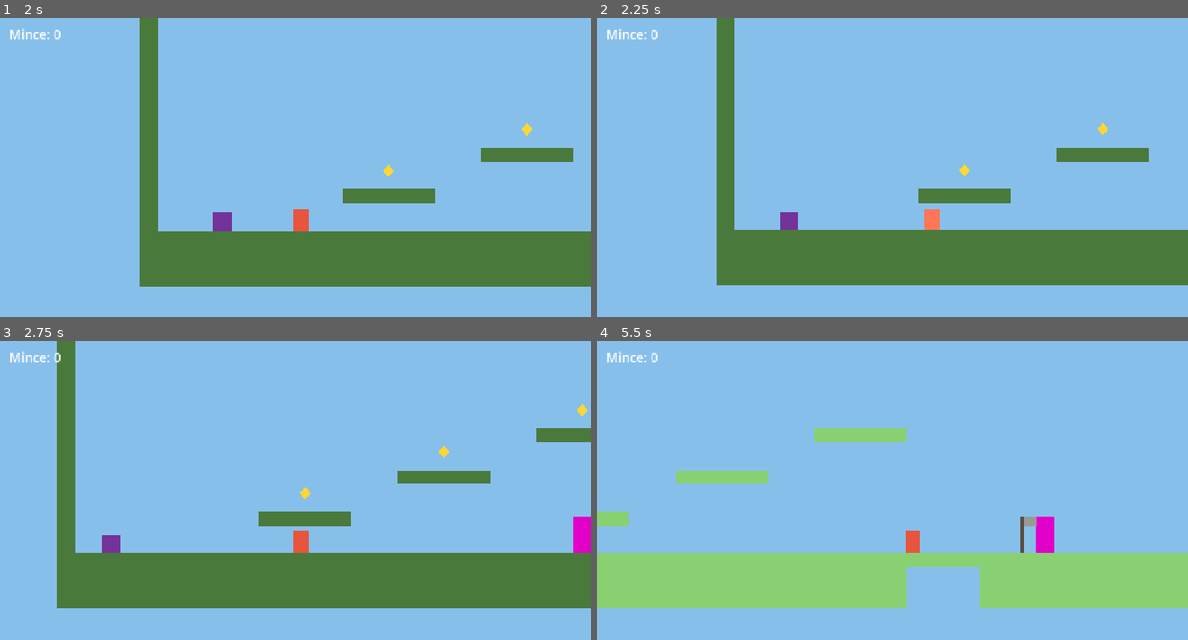
Above: before the commit, frames 1-4 (two rows, left to right).
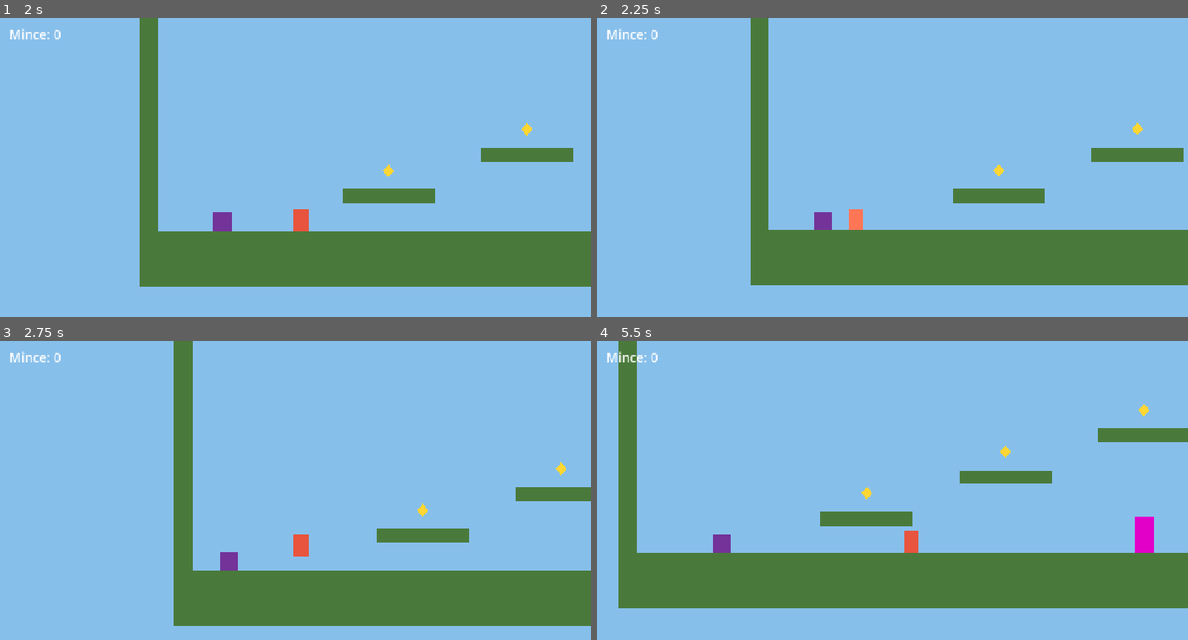
Above: after the commit, the same moments.

Repository: luxopes/gamejam-2026
Game: Godot game, scene res://scenes/level_1.tscn
The game is run twice, just before and just after one commit, with the same random seed, the same clock (stepped at 60 frames per second) and the same inputs.
Inputs:
- Up to frame 1 (2 s): hold Right (attack_right) from 0.53 s (still down); tap Shift (dash) at 0.6, 1.35 s; tap Space (jump) at 0.77, 1.52 s
- Up to frame 2 (2.25 s): release Right (attack_right) at 2.03 s; hold Left (attack_left) from 2.03 s (still down); tap Shift (dash) at 2.1 s
- Up to frame 3 (2.75 s): keep holding Left (attack_left)
- Up to frame 4 (5.5 s): release Left (attack_left) at 2.78 s; hold Right (attack_right) 2.78-4.28 s; tap Shift (dash) every 0.75 s from 2.85 to 5.1 s; tap Space (jump) at 3.02, 3.77, 4.52 s; hold Left (attack_left) 4.28-5.03 s; hold Right (attack_right) from 5.03 s (still down)

Frame 1 is identical in both runs. In frame 2, 7.3% of the frame differs, in the area x 20-100%, y 0-90%; in frame 3, 20%; in frame 4, 26%, in the area x 0-100%, y 0-90%.

Commit message:
feat: sek šipkami do čtyř směrů

Diff:
--- a/scripts/player.gd
+++ b/scripts/player.gd
@@ -112,8 +112,26 @@
 
 func _update_attack(delta: float) -> void:
 	_cooldown_timer -= delta
-	if Input.is_action_just_pressed("attack") and _cooldown_timer <= 0.0:
-		_start_attack()
+	if _cooldown_timer <= 0.0:
+		var attack_direction := Vector2.ZERO
+		# Šipka spustí sek přímo ve svém směru, nezávisle na pohybu.
+		if Input.is_action_just_pressed("attack_up"):
+			attack_direction = Vector2.UP
+		elif Input.is_action_just_pressed("attack_down"):
+			attack_direction = Vector2.DOWN
+		elif Input.is_action_just_pressed("attack_left"):
+			attack_direction = Vector2.LEFT
+		elif Input.is_action_just_pressed("attack_right"):
+			attack_direction = Vector2.RIGHT
+		elif Input.is_action_just_pressed("attack"):
+			# Gamepad míří páčkou nebo křížem a útočí tlačítkem X.
+			attack_direction = Vector2(_facing, 0.0)
+			if Input.is_action_pressed("move_up"):
+				attack_direction = Vector2.UP
+			elif Input.is_action_pressed("move_down") and not is_on_floor():
+				attack_direction = Vector2.DOWN
+		if attack_direction != Vector2.ZERO:
+			_start_attack(attack_direction)
 
 	if _attack_timer > 0.0:
 		_attack_timer -= delta
@@ -122,15 +140,10 @@
 			_slash.visible = false
 
 
-func _start_attack() -> void:
-	# Směr: nahoru > dolů (jen ve vzduchu) > tam, kam hráč kouká
-	if Input.is_action_pressed("move_up"):
-		_attack_dir = Vector2.UP
-	elif Input.is_action_pressed("move_down") and not is_on_floor():
-		_attack_dir = Vector2.DOWN
-	else:
-		_attack_dir = Vector2(_facing, 0.0)
-
+func _start_attack(direction: Vector2) -> void:
+	_attack_dir = direction
+	if direction.x != 0.0:
+		_facing = direction.x
 	_attack_area.rotation = _attack_dir.angle()
 	_attack_timer = attack_duration
 	_cooldown_timer = attack_cooldown
